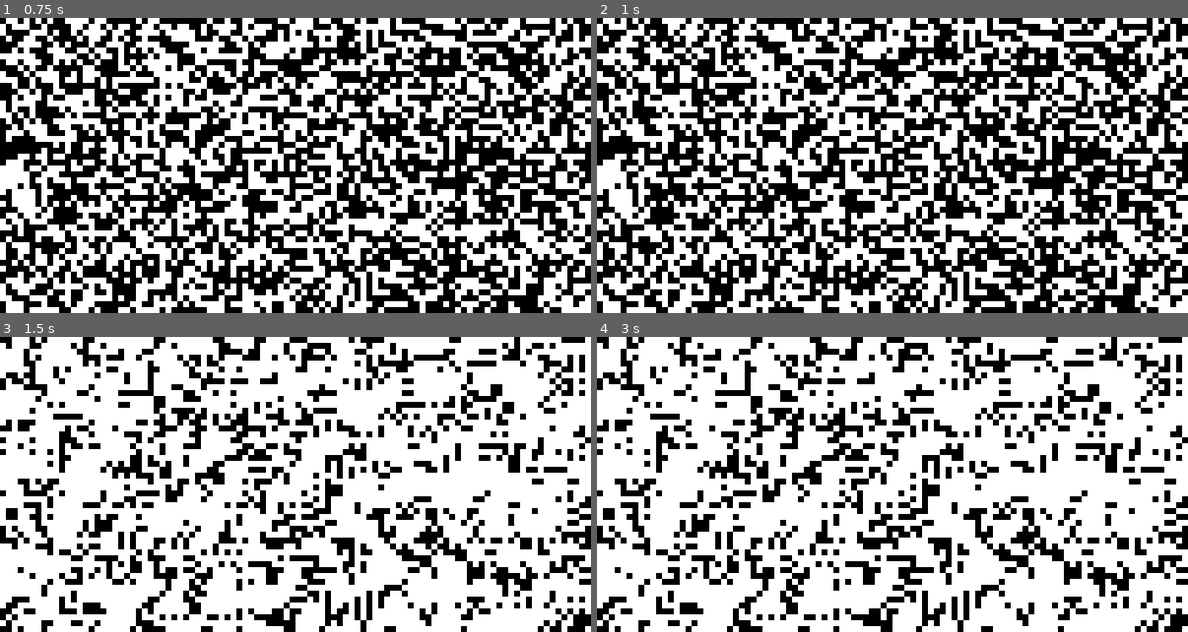
Above: before the commit, frames 1-4 (two rows, left to right).
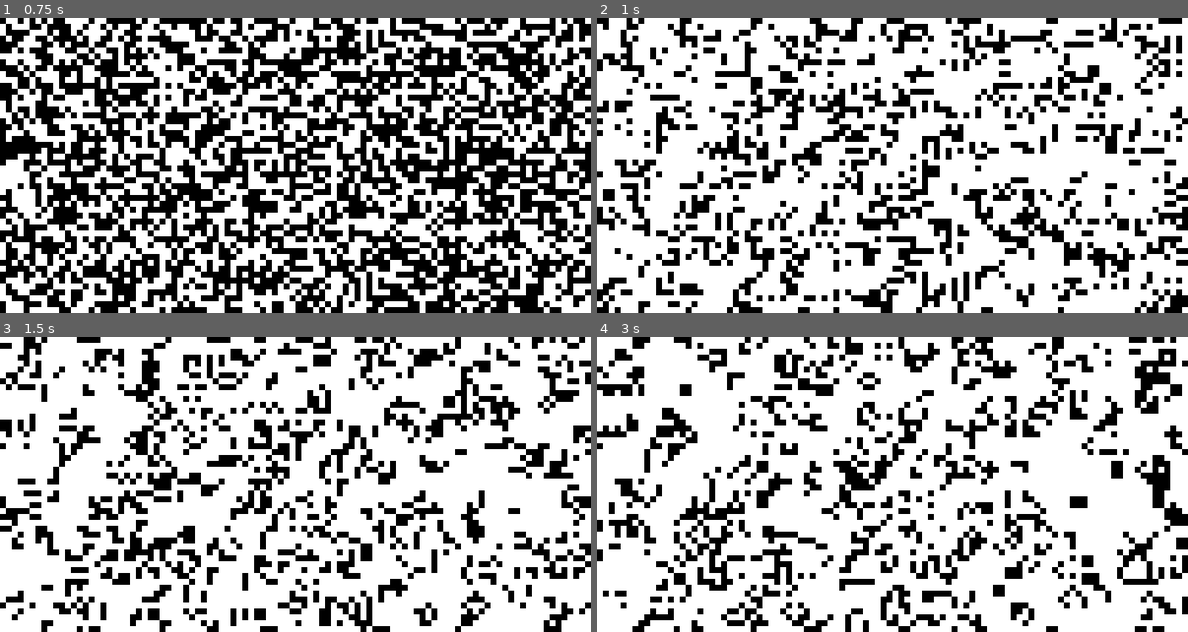
Above: after the commit, the same moments.

Repository: sisipun/SleepyCity
Game: Godot game, scene res://Main.tscn
Two runs of this game, one before a commit and one after it. Both use one fixed random seed, a clock stepped at 60 frames per second and the inputs below.
Inputs:
- Up to frame 1 (0.75 s): tap Enter at 0.5 s
- Up to frame 2 (1 s): no input
- Up to frame 3 (1.5 s): tap Space at 1.25 s; hold Left (ui_left) from 1.28 s (still down)
- Up to frame 4 (3 s): release Left (ui_left) at 2.03 s; tap Enter at 2.75 s

Frame 1 is identical in both runs. In frame 2, 46% of the frame differs, in the area x 0-100%, y 0-100%; in frame 3, 26%; in frame 4, 33%.

Commit message:
Timer

Diff:
--- a/Main.gd
+++ b/Main.gd
@@ -3,9 +3,13 @@
 export (PackedScene) var Cell
 export var width = 100
 export var height = 50
+export var born_condition = [3]
+export var survive_condition = [2, 3]
+export var step_count = 5
 
 var map = []
 var screen_size
+var step = 0
 
 func _ready():
 	screen_size = get_viewport_rect().size
@@ -21,6 +25,7 @@
 			cell.set_size(Vector2(cell_width, cell_height))
 			cell.position = Vector2(cell_width / 2 + i * cell_width, cell_height / 2 + j * cell_height)
 			map[i].append(cell)
+	$StepTimer.start()
 
 func _process(delta):
 	if (Input.is_action_just_pressed("ui_left")):
@@ -33,7 +38,7 @@
 		for j in range(map[i].size()):
 			var alive = map[i][j].alive
 			var alive_count = alive_count(i, j)
-			new_statuses[i].append((alive && alive_count in [2, 3]) || (!alive && alive_count == 3))
+			new_statuses[i].append((alive && alive_count in survive_condition) || (!alive && alive_count in born_condition))
 
 	for i in range(new_statuses.size()):
 		for j in range(new_statuses[i].size()):
@@ -60,3 +65,9 @@
 	if map[inc_i][j - 1].alive:
 		counter += 1
 	return counter
+
+func _on_StepTimer_timeout():
+	step()
+	step += 1
+	if step >= step_count:
+		$StepTimer.stop()
--- a/Main.tscn
+++ b/Main.tscn
@@ -6,3 +6,7 @@
 [node name="Node2D" type="Node2D"]
 script = ExtResource( 1 )
 Cell = ExtResource( 2 )
+step_count = 10
+
+[node name="StepTimer" type="Timer" parent="."]
+[connection signal="timeout" from="StepTimer" to="." method="_on_StepTimer_timeout"]
